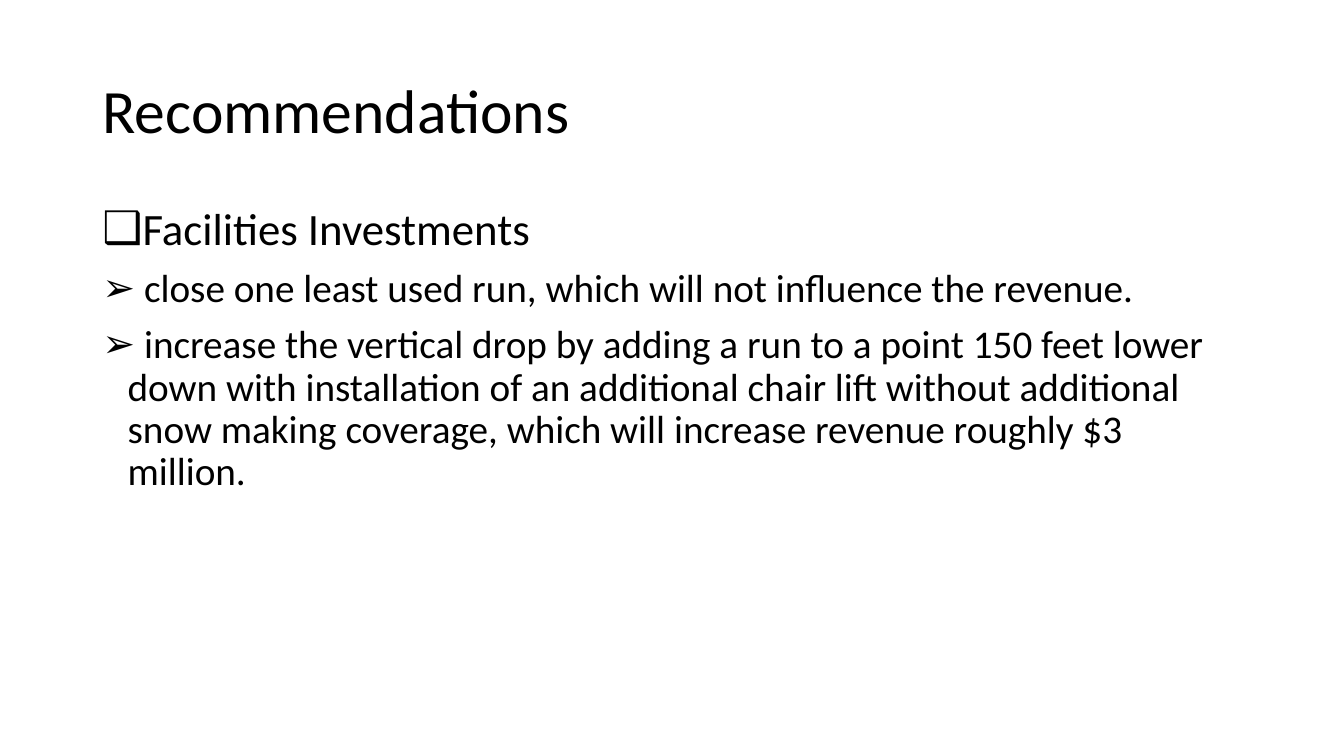
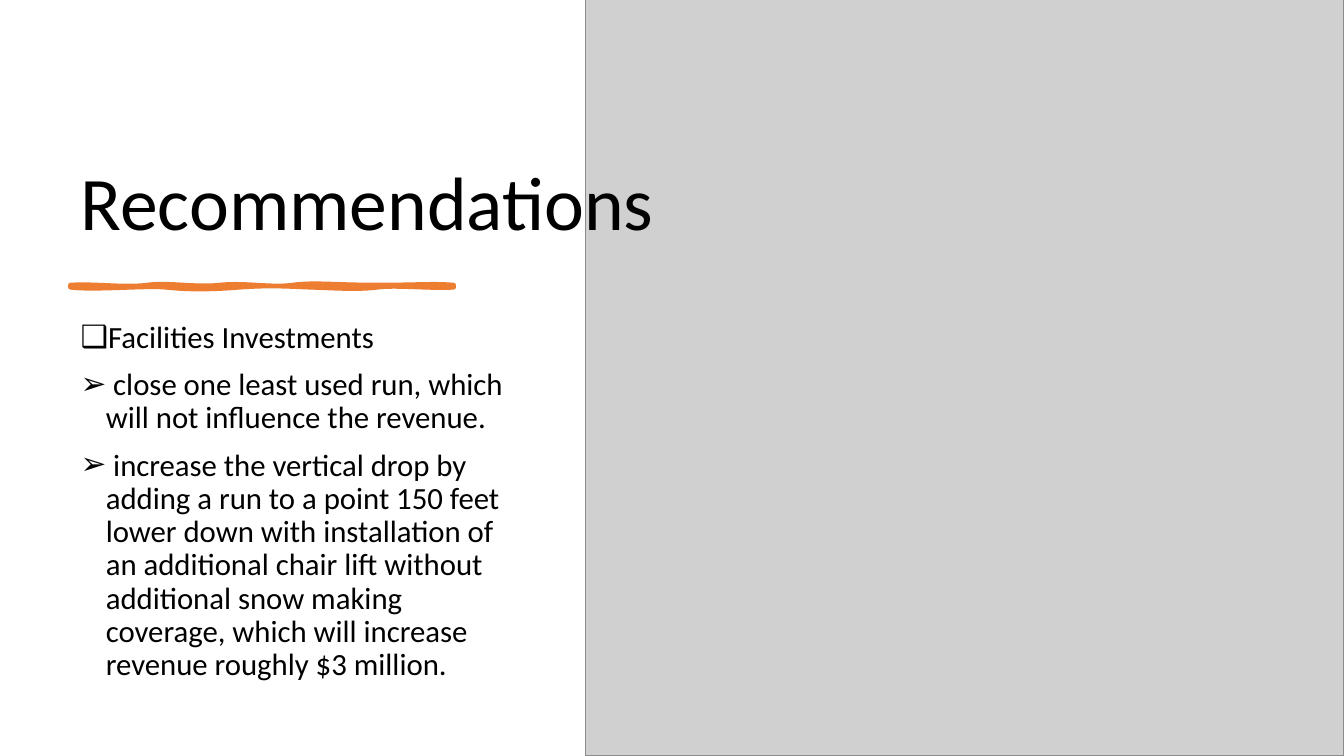
Before and after one commit to tsar1987/DataScienceGuidedCapstone, a slide deck: slide 6 of Guided Capstone Project Slide Deck.pptx (slide 5 before the commit). Drawn at 1344x756 pixels with LibreOffice and Linux fonts; fonts in the diff are those of the drawing; grey boxes stand for pictures. Boxes give left, top, right and bottom in pixels: in the first picture for what was removed or moved away, otherwise in the second. Text is boxed around its words. In the diff, an @@ line names an element or a change of style, - is before the commit and + after.

```diff
--- a/Guided Capstone Project Slide Deck.pptx
+++ b/Guided Capstone Project Slide Deck.pptx
@@ picture added at (x1=586, y1=0, x2=1344, y2=756) @@
@@ title "Recommendations" moved from (x1=102, y1=90, x2=569, y2=134) to (x1=81, y1=167, x2=654, y2=247) @@
@@ title "Recommendations" at (x1=81, y1=167, x2=654, y2=247): size 44 to 54 pt; vertical alignment middle to bottom @@
@@ freeform shape added at (x1=71, y1=285, x2=454, y2=287), fill #ED7D31, outline #ED7D31 3.5 pt @@
@@ text "Facilities Investments" moved from (x1=128, y1=214, x2=1203, y2=486) to (x1=106, y1=326, x2=502, y2=681) @@
@@ text "Facilities Investments" at (x1=106, y1=326, x2=502, y2=681): size 32 to 22 pt in "Facilities Investments"; size 28 to 22 pt @@
```
Also in this commit, not shown: 5 other slides changed, 6 slides added, 3 slides removed.
